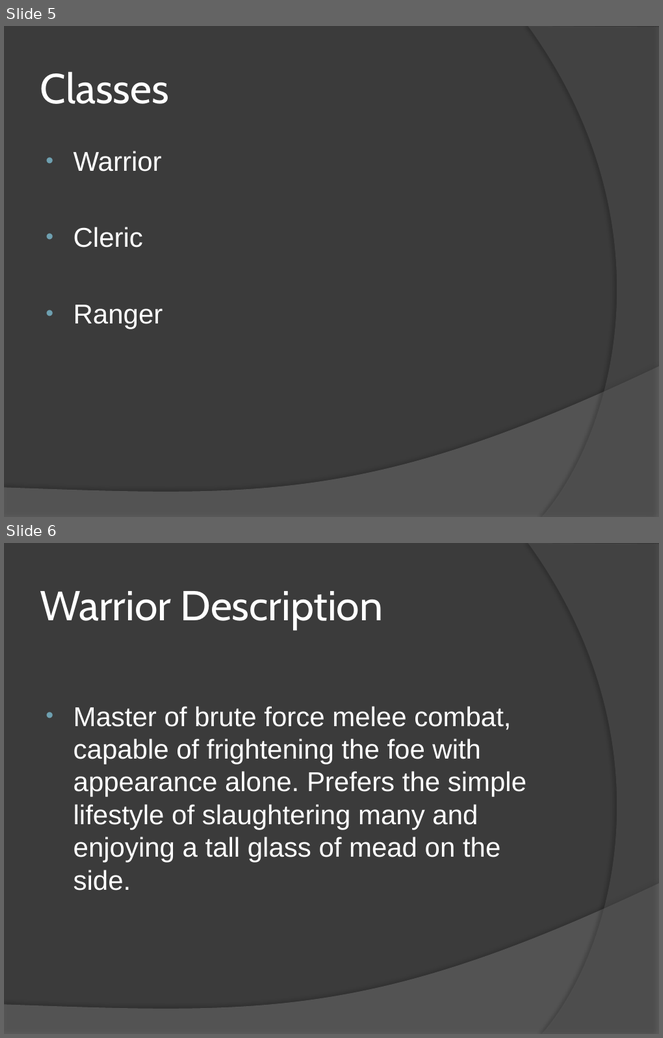
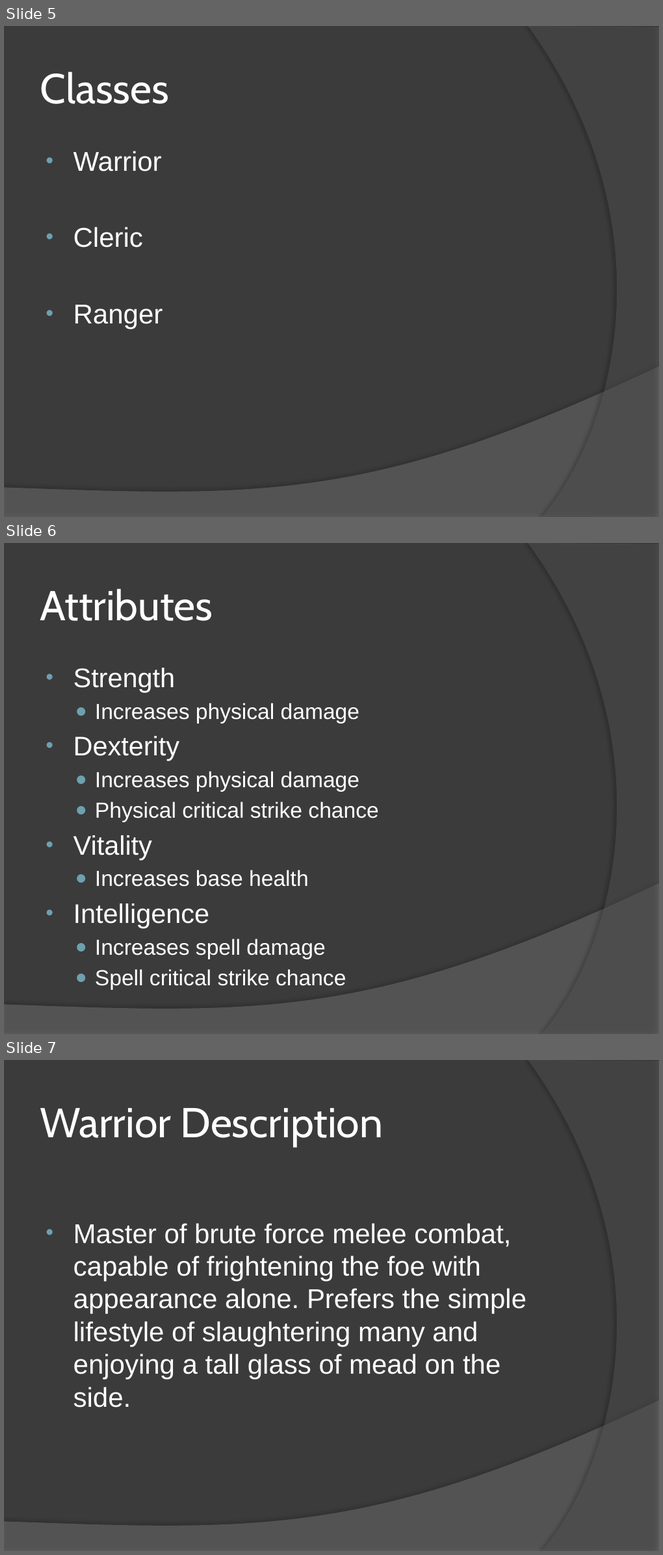
Before and after one commit to Wigglez/Senior-Project, a slide deck: Documentation/Dragons’ Reign - Rough Power Point.pptx. Shown one above the other, each under a label of ours: slides 5 and 6 before the commit, slides 5, 6 and 7 after it. The pictures are 663x1038 and 663x1555 pixels, drawn with LibreOffice and Linux fonts; fonts in the diff are those of the drawing. Boxes give left, top, right and bottom in pixels: in the first picture for what was removed or moved away, otherwise in the second. Text is boxed around its words. In the diff, an @@ line names an element or a change of style, - is before the commit and + after.

```diff
--- a/Documentation/Dragons’ Reign - Rough Power Point.pptx
+++ b/Documentation/Dragons’ Reign - Rough Power Point.pptx
@@ slide 6 added at box(4, 543, 659, 1034), background #3B3B3B; not listed: 2 template elements that a slide beside it also shows @@
@@ title added at box(40, 589, 213, 621), 46 pt, text #FFFFFF @@
+Attributes
@@ text added at box(74, 668, 378, 990), 24.1 pt, text #FFFFFF @@
+• Strength
+  ● Increases physical damage
+• Dexterity
+  ● Increases physical damage
+  ● Physical critical strike chance
+• Vitality
+  ● Increases base health
+• Intelligence
+  ● Increases spell damage
+  ● Spell critical strike chance
@@ what was slide 6 is now slide 7 @@
```
Also in this commit, not shown: 3 slides changed, 3 other slides added, 1 other file.
